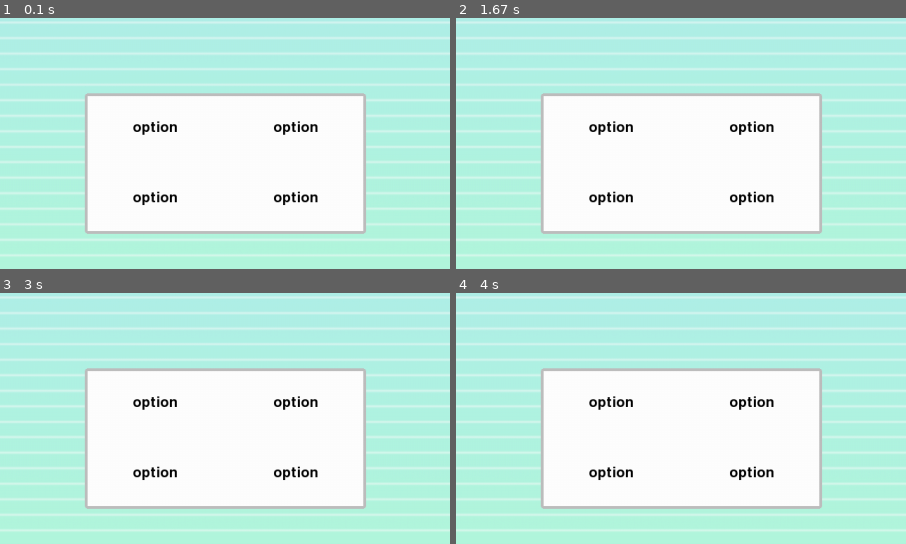
Above: before the commit, frames 1-4 (two rows, left to right).
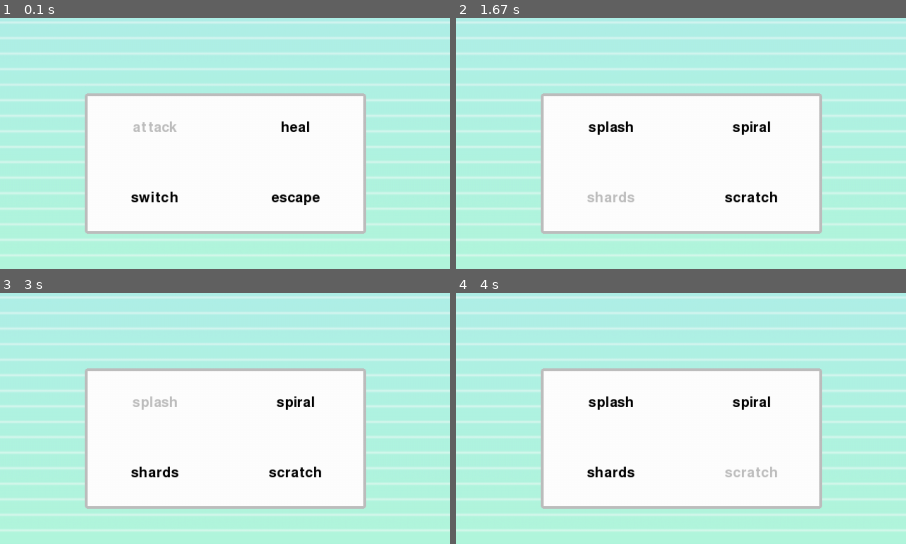
Above: after the commit, the same moments.

Repository: samincgs/pygame_projects
Game: pygame game, started from monster-battle/code/main.py
Same seed, same stepped clock (60 frames per second), same inputs: the game is played once before the commit and once after it.
Inputs:
- Up to frame 1 (0.1 s): no input
- Up to frame 2 (1.67 s): tap Space at 0.33, 0.73, 1.03, 1.23, 1.57 s; hold Right 0.67-1.13 s; hold Up 1.17-1.47 s; hold Right from 1.5 s (still down)
- Up to frame 3 (3 s): tap Space at 1.87, 2.07, 2.37, 2.63, 2.97 s; release Right at 1.97 s; hold Left 2-2.53 s; hold Down 2.57-2.87 s; hold Left from 2.9 s (still down)
- Up to frame 4 (4 s): tap Space at 3.27, 3.4, 3.8 s; release Left at 3.3 s; hold Up 3.33-3.7 s; hold Right from 3.73 s (still down)
The pictures show only the part of the screen within x 36-86%, y 50-100%; the shares and areas given below are measured in that part.

The runs differ from the first frame. In frame 1, 1.2% of the frame differs, in the area x 29-72%, y 41-75%; in frame 2, 1.2%; in frame 3, 1.2%; in frame 4, 1.2%.

Commit message:
learned how to create a ui

Diff:
--- a/monster-battle/code/main.py
+++ b/monster-battle/code/main.py
@@ -53,6 +53,7 @@
 
             #update
             self.all_sprites.update(dt)
+            self.ui.update()
 
             #draw
             self.display_surface.blit(self.bg_surfs['bg'], (0, 0))
--- a/monster-battle/code/timer.py
+++ b/monster-battle/code/timer.py
@@ -26,7 +26,8 @@
 
     def update(self):
         current_time = pygame.time.get_ticks()
-        if current_time - self.start_time >= self.duration:
-            if self.func and self.start_time != 0:
-                self.func()
-            self.deactivate()
+        if self.active:
+            if current_time - self.start_time >= self.duration:
+                if self.func and self.start_time != 0:
+                    self.func()
+                self.deactivate()
--- a/monster-battle/code/ui.py
+++ b/monster-battle/code/ui.py
@@ -8,21 +8,49 @@
         self.top = WINDOW_HEIGHT / 2 + 50
         self.monster = monster
 
-    def general(self):
+        self.rows, self.cols = 2, 2
+
+        self.general_options = ['attack', 'heal', 'switch', 'escape']
+        self.general_index = {'col': 0, 'row' : 0 }
+        self.attack_index = {'col': 0, 'row' : 0 }
+        self.state = 'general'
+
+    def input(self):
+        keys = pygame.key.get_just_pressed()
+        if self.state == 'general':
+            self.general_index['row'] = (self.general_index['row'] + int(keys[pygame.K_DOWN]) - int(keys[pygame.K_UP])) % self.rows
+            self.general_index['col'] =  (self.general_index['col'] + int(keys[pygame.K_RIGHT]) - int(keys[pygame.K_LEFT])) % self.cols
+            if keys[pygame.K_SPACE]:
+                self.state = self.general_options[self.general_index['col'] + self.general_index['row'] * 2]
+
+        if self.state == 'attack':
+            self.attack_index['row'] = (self.attack_index['row'] + int(keys[pygame.K_DOWN]) - int(keys[pygame.K_UP])) % self.rows
+            self.attack_index['col'] =  (self.attack_index['col'] + int(keys[pygame.K_RIGHT]) - int(keys[pygame.K_LEFT])) % self.cols
+            if keys[pygame.K_SPACE]:
+                print(self.monster.abilities[self.attack_index['col'] + self.attack_index['row'] * 2])
+
+
+    def quad_select(self, index, options):
         #bg
         rect = pygame.FRect(self.left + 40, self.top + 60, 400, 200)
         pygame.draw.rect(self.display_surface, COLORS['white'],rect, 0, 4 )
         pygame.draw.rect(self.display_surface, COLORS['gray'],rect, 4, 4 )
 
         #menu
-        cols, rows = 2, 2
-        for col in range(cols):
-            for row in range(rows):
-                x = rect.left + rect.width / 4 + (rect.width / 2) * col
-                y = rect.top + rect.height / 4 + (rect.height / 2) * row
-                text_surf = self.font.render('option', True, COLORS['black'] )
+        for col in range(self.cols):
+            for row in range(self.rows):
+                x = rect.left + rect.width / (self.cols * 2) + (rect.width / self.cols) * col
+                y = rect.top + rect.height / (self.rows * 2) + (rect.height / self.rows) * row
+                i = col + 2 * row;
+                color = COLORS['gray'] if col == index['col'] and row == index['row'] else COLORS['black']
+                text_surf = self.font.render(options[i], True, color )
                 text_rect = text_surf.get_frect(center = (x, y))
                 self.display_surface.blit(text_surf, text_rect)
 
+    def update(self):
+        self.input()
+
     def draw(self):
-        self.general()
+        match self.state:
+            case 'general': self.quad_select(self.general_index, self.general_options)
+            case 'attack': self.quad_select(self.attack_index, self.monster.abilities)
